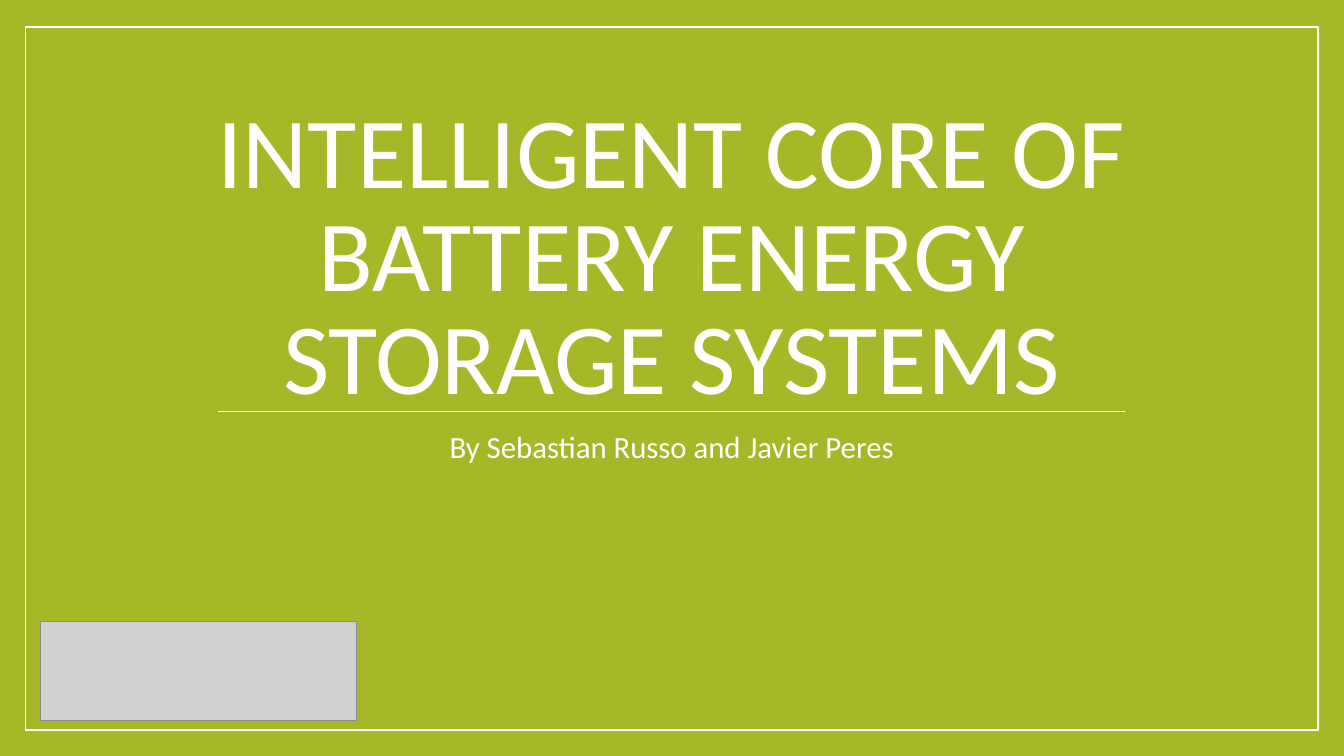
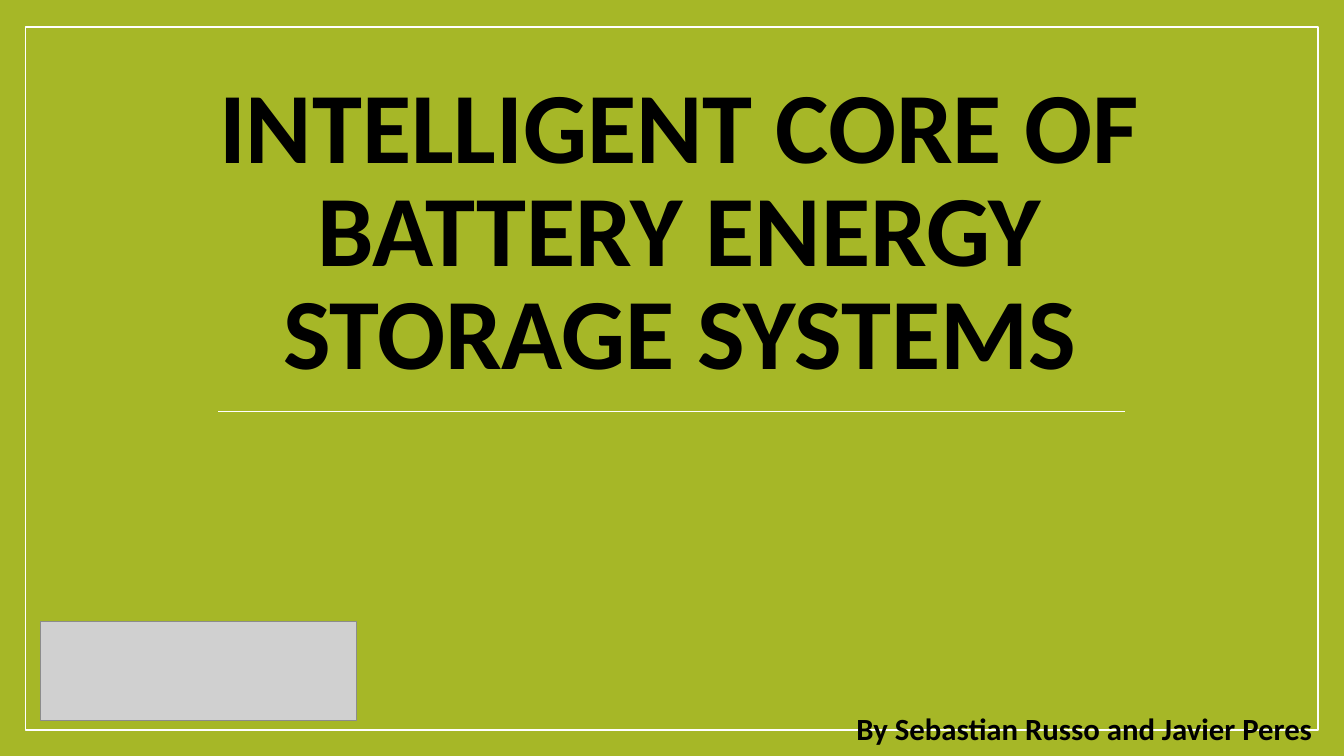
Before and after one commit to Rouxxel/maxxwatt_hackathon, a slide deck: slide 1 of documentation/Hackathon presnetation.pptx. Drawn at 1344x756 pixels with LibreOffice and Linux fonts; fonts in the diff are those of the drawing; grey boxes stand for pictures; background and template pictures are left out. Boxes give left, top, right and bottom in pixels: in the first picture for what was removed or moved away, otherwise in the second. Text is boxed around its words. In the diff, an @@ line names an element or a change of style, - is before the commit and + after.

```diff
--- a/documentation/Hackathon presnetation.pptx
+++ b/documentation/Hackathon presnetation.pptx
@@ title "INTELLIGENT CORE OF BATTERY ENERGY ...": place and size @@
-title "INTELLIGENT CORE OF BATTERY ENERGY ..." at bbox=[218, 122, 1125, 412]
+title "INTELLIGENT CORE OF BATTERY ENERGY ..." at bbox=[219, 97, 1139, 370]
@@ title "INTELLIGENT CORE OF BATTERY ENERGY ..." at bbox=[219, 97, 1139, 370]: text colour #FFFFFF to #000000, bold on @@
@@ subtitle "By Sebastian Russo and Javier ..." at bbox=[856, 718, 1312, 745]: text colour #FFFFFF to #000000, bold on @@
@@ subtitle "By Sebastian Russo and Javier ...": place and size @@
-subtitle "By Sebastian Russo and Javier ..." at bbox=[450, 436, 893, 463]
+subtitle "By Sebastian Russo and Javier ..." at bbox=[856, 718, 1312, 745]
```
Also in this commit, not shown: 6 slides added, 1 slide removed.
